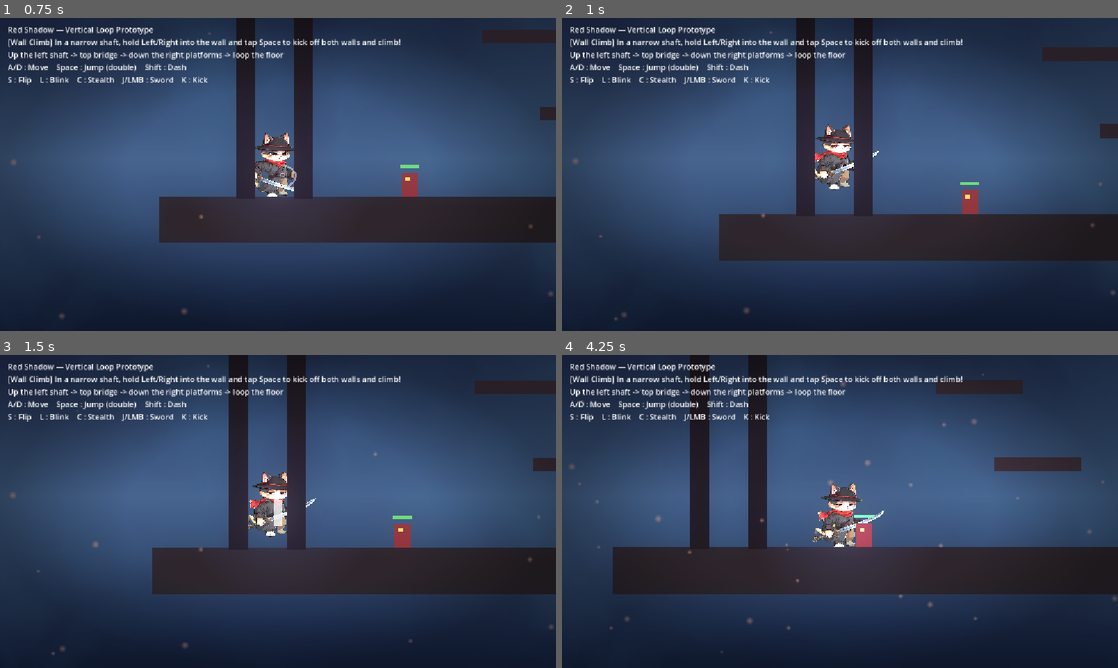
Above: before the commit, frames 1-4 (two rows, left to right).
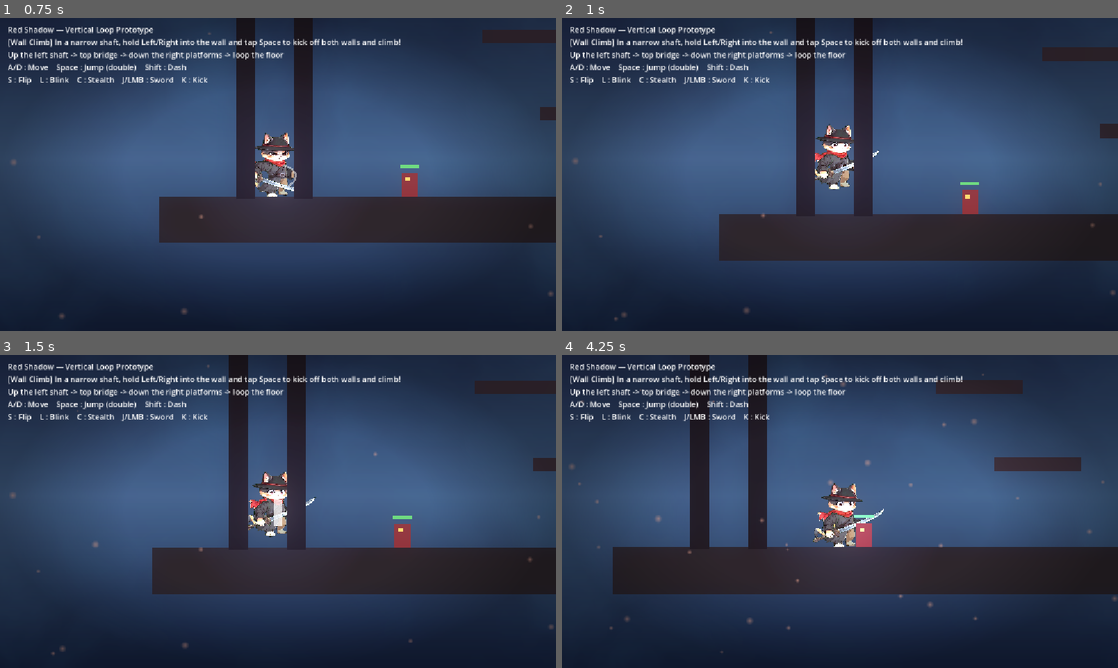
Above: after the commit, the same moments.

Repository: perjoom-sketch/red-shadow
Game: Godot game, scene res://scenes/Main.tscn
Two runs of this game, one before a commit and one after it. Both use one fixed random seed, a clock stepped at 60 frames per second and the inputs below.
Inputs:
- Up to frame 1 (0.75 s): hold Right (move_right) from 0.53 s (still down); tap J (attack) at 0.6 s
- Up to frame 2 (1 s): keep holding Right (move_right); tap Space (jump) at 0.77 s; tap Shift (dash) at 0.8 s
- Up to frame 3 (1.5 s): keep holding Right (move_right); tap Shift (dash) at 1.35 s
- Up to frame 4 (4.25 s): tap Space (jump) at 1.52, 3.02, 3.77 s; tap K (kick) at 1.55, 2.1, 3.8 s; release Right (move_right) at 2.03 s; hold Left (move_left) 2.03-2.78 s; tap J (attack) at 2.3, 2.85 s; hold Right (move_right) from 2.78 s (still down); tap Shift (dash) at 3.05 s; tap L (blink) at 3.6 s

Frame 1 is identical in both runs. In frame 2, 0.1% of the frame differs, in the area x 46-53%, y 33-44%; in frame 3, 0.2%; in frame 4, 0.4%, in the area x 45-59%, y 40-61%.

Commit message:
feat: keep eyes open during combat (drawn stance)
🤖 Generated with [Claude Code](https://claude.com/claude-code)

Co-Authored-By: Claude Opus 4.5 <noreply@anthropic.com>

Diff:
--- a/scripts/Player.gd
+++ b/scripts/Player.gd
@@ -71,6 +71,7 @@
 @export var kick_lunge := 190.0
 @export var attack_damage := 10.0
 @export var kick_damage := 14.0
+@export var combat_linger := 1.5
 
 # --- State ---
 var facing := 1                  # 1 = right, -1 = left.
@@ -80,6 +81,7 @@
 var attacking := false
 var current_action := ""         # "attack" or "kick" for the active swing.
 var combo_step := 0              # 0..2 sword combo index.
+var _combat_timer := 0.0
 var on_wall_slide := false       # True while clinging/sliding on a wall.
 var dashing := false             # True during a 경공 dash burst.
 
@@ -164,6 +166,7 @@
 	_dash_cd = max(_dash_cd - delta, 0.0)
 	_invuln_timer = max(_invuln_timer - delta, 0.0)
 	_combo_timer = max(_combo_timer - delta, 0.0)
+	_combat_timer = max(_combat_timer - delta, 0.0)
 	_wall_jump_lock = max(_wall_jump_lock - delta, 0.0)
 	invulnerable = _invuln_timer > 0.0
 	if attacking:
@@ -325,6 +328,7 @@
 	stealthed = false
 	_spawn_hitbox(Vector2(facing * 26, -4), Vector2(40, 28), attack_damage)
 	_spawn_slash(false)
+	_combat_timer = combat_linger
 
 
 func start_kick():
@@ -357,19 +361,16 @@
 
 
 func _update_animation() -> void:
-	var next := "idle_relaxed"
+	var next := "idle_alert" if _combat_timer > 0.0 else "idle_relaxed"
 	if attacking:
 		if current_action == "attack":
 			# 콤보 3단: 내려 → 올려 → 찌르기
 			next = ["slash_down", "slash_up", "thrust"][combo_step]
 		elif current_action == "kick":
-			return  # kick 애니메이션 없음 — 스킵
+			return
 	elif is_on_floor() and not dashing:
-		var spd := absf(velocity.x)
-		if spd >= 150.0:
-			next = "idle_relaxed"  # run 폴백
-		elif spd >= 30.0:
-			next = "idle_relaxed"  # walk 폴백
+		# run/walk 애니 생기기 전까지 idle 유지 (전투상태면 눈 뜬 idle)
+		pass
 	if anim.current_animation != next:
 		anim.play(next)
 
